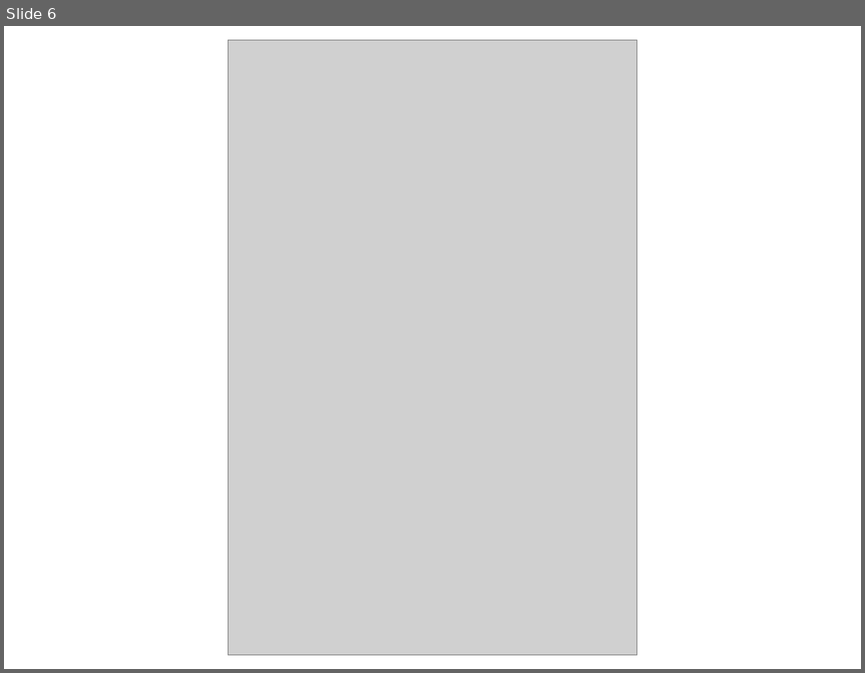
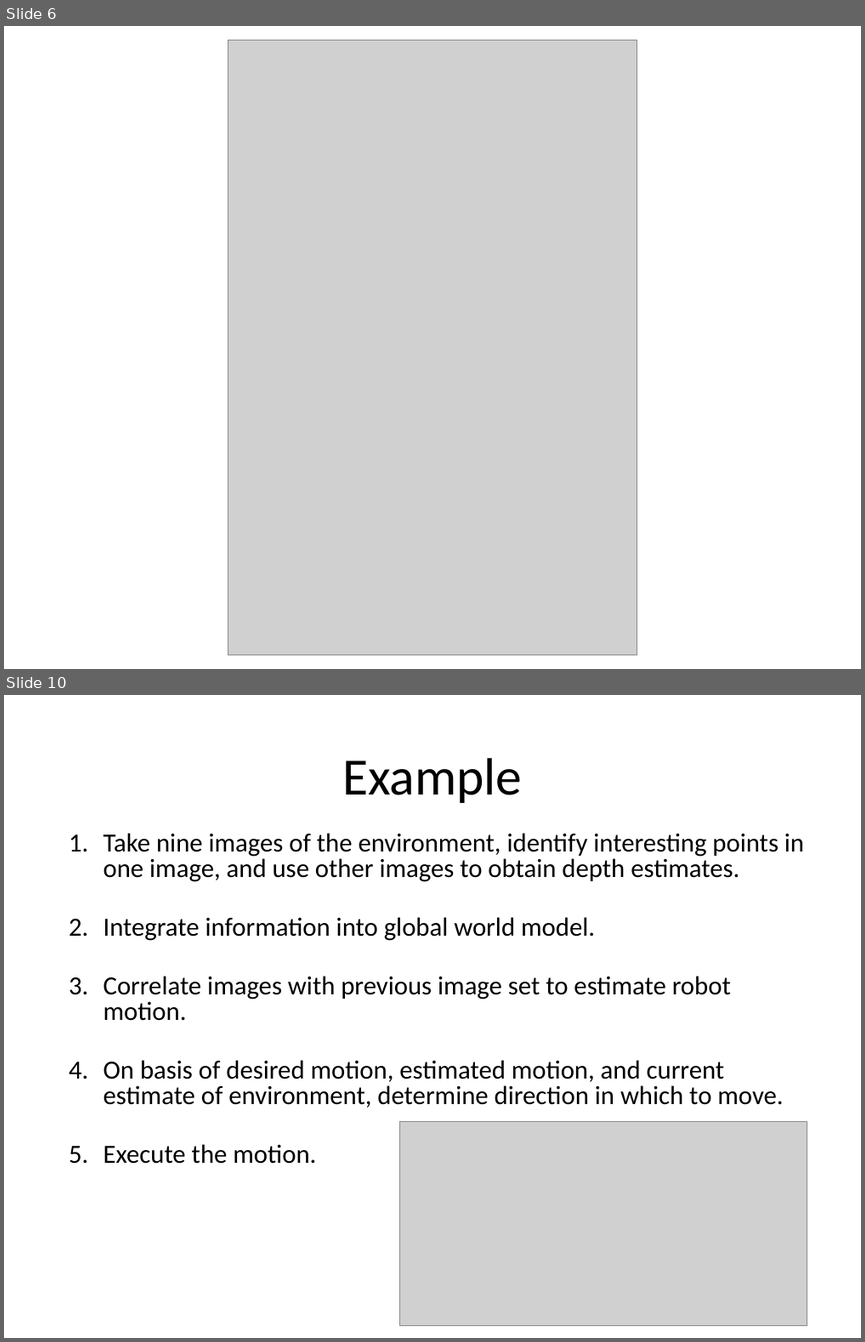
Before and after one commit to UK-Roy/cse461, a slide deck: slides/Introduction to Robotics-lec2.pptx. Shown one above the other, each under a label of ours: slide 6 before the commit, slides 6 and 10 after it; the slides between them are not shown. The pictures are 865x673 and 865x1342 pixels, drawn with LibreOffice and Linux fonts; fonts in the diff are those of the drawing; grey boxes stand for pictures. Boxes give left, top, right and bottom in pixels: in the first picture for what was removed or moved away, otherwise in the second. Text is boxed around its words. In the diff, an @@ line names an element or a change of style, - is before the commit and + after.

```diff
--- a/slides/Introduction to Robotics-lec2.pptx
+++ b/slides/Introduction to Robotics-lec2.pptx
@@ slide 10 added at (4,695,861,1338), background #FFFFFF @@
@@ title added at (342,758,522,803), 44 pt, text #000000 @@
+Example
@@ text added at (103,833,804,1163), 22 pt, text #000000 @@
+1. Take nine images of the environment, identify interesting points in one image, and use other images to obtain depth estimates.
+2. Integrate information into global world model.
+3. Correlate images with previous image set to estimate robot motion.
+4. On basis of desired motion, estimated motion, and current estimate of environment, determine direction in which to move.
+5. Execute the motion.
@@ picture added at (400,1122,806,1326) @@
```
Also in this commit, not shown: 14 slides changed, 14 other slides added, 6 slides removed, 7 other files.
